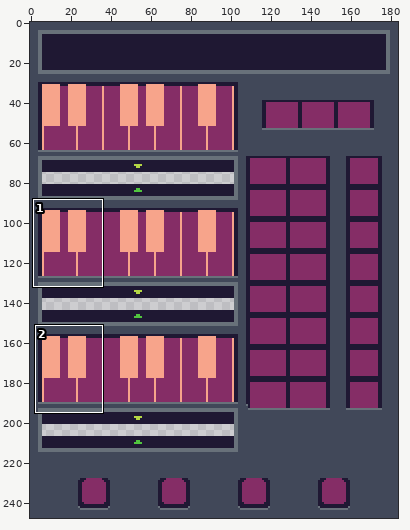
Sprite sheet, stored at res/image/base.png. Above, an overview of the earlier version with the close-up marked.
Close-up. Before:
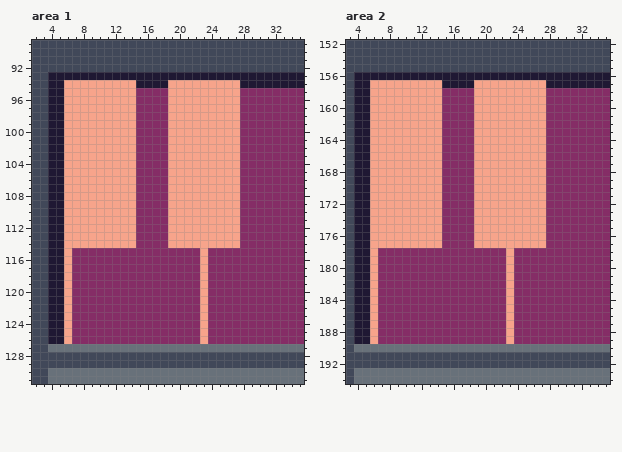
The file is 184x248 pixels. Shown: area 1: x 2..35, y 89..131; area 2: x 3..35, y 152..194. The commit also changed other parts of the picture, which this record leaves out.
Once edited:
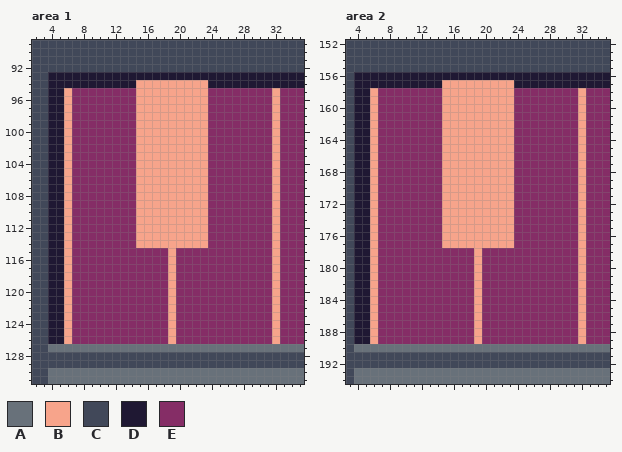
Palette (. is transparent): A #68717a  B #f7a48b  C #414859  D #1f1833  E #852d66
From old to new:
Area 1:
y 94: x 6..18 BBBBBBBBBDDDD -> DDDDDDDDDBBBB; x 24..27 BBBB -> DDDD
y 95..114: x 7..18 BBBBBBBBEEEE -> EEEEEEEEBBBB; x 24..27 BBBB -> EEEE; x 32 E -> B
y 115..126: x 19 E -> B; x 23 B -> E; x 32 E -> B
Area 2:
y 157: x 6..18 BBBBBBBBBDDDD -> DDDDDDDDDBBBB; x 24..27 BBBB -> DDDD
y 158..177: x 7..18 BBBBBBBBEEEE -> EEEEEEEEBBBB; x 24..27 BBBB -> EEEE; x 32 E -> B
y 178..189: x 19 E -> B; x 23 B -> E; x 32 E -> B
Changed places in both close-ups, as pixel boxes (x1, y1, x2, y2):
changed: (64, 80, 176, 344)
changed: (200, 80, 240, 344)
changed: (272, 88, 280, 344)
changed: (370, 80, 586, 344)
